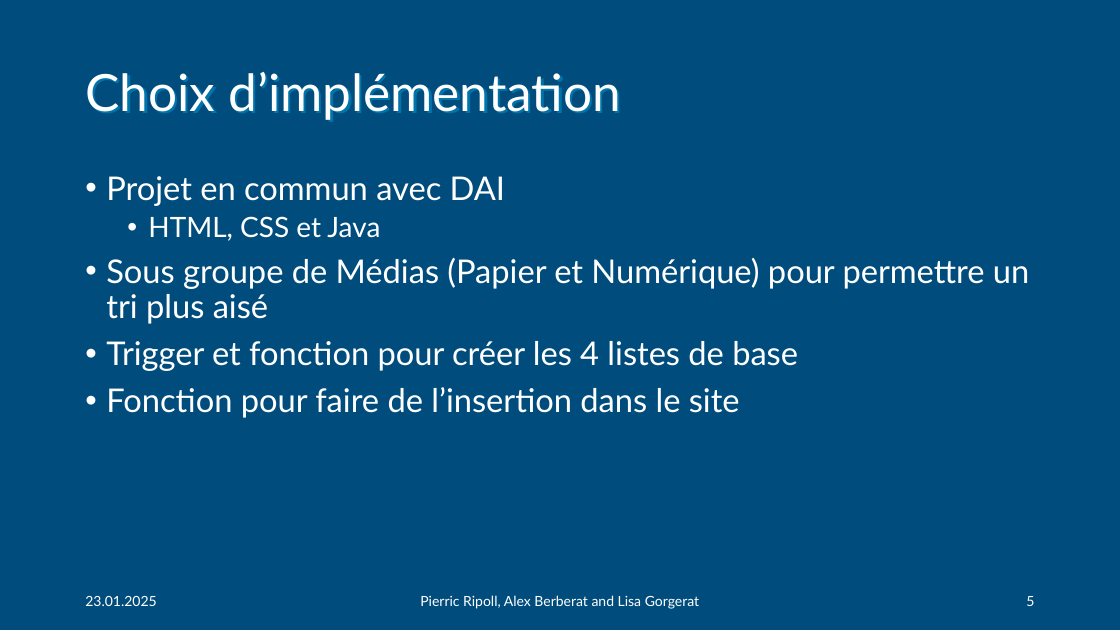
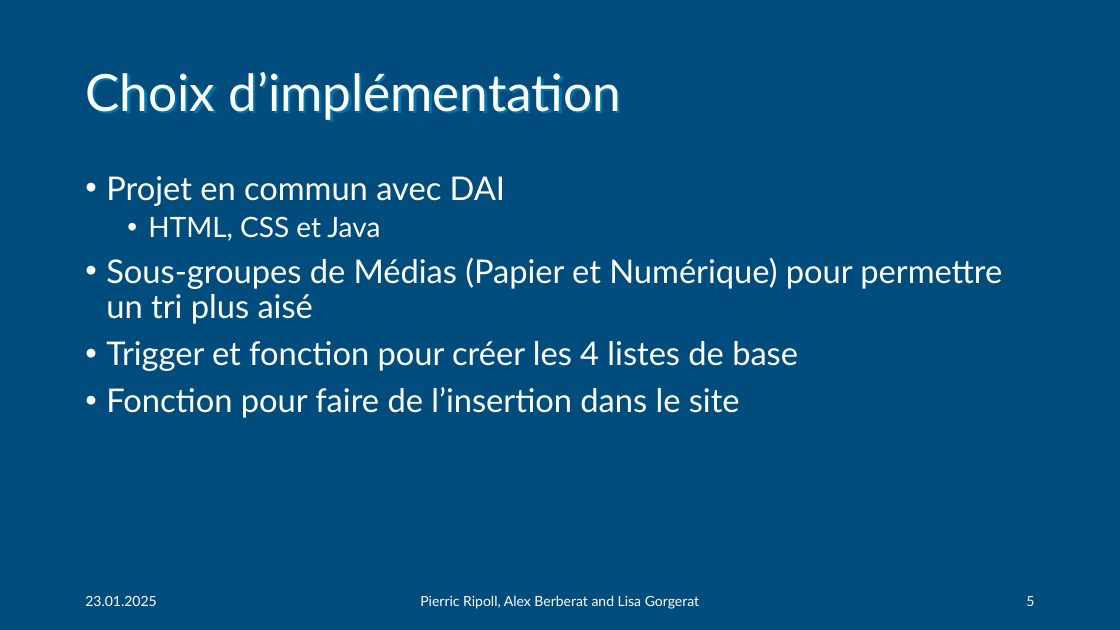
Before and after one commit to Nyaaw/ProjectBDR, a slide deck: slide 5 of docs/BDR-phases/rendu final/Presentation_Groupe9.pptx. Drawn at 1120x630 pixels with LibreOffice and Linux fonts; fonts in the diff are those of the drawing. Boxes give left, top, right and bottom in pixels: in the first picture for what was removed or moved away, otherwise in the second. Text is boxed around its words. In the diff, an @@ line names an element or a change of style, - is before the commit and + after.

```diff
--- a/docs/BDR-phases/rendu final/Presentation_Groupe9.pptx
+++ b/docs/BDR-phases/rendu final/Presentation_Groupe9.pptx
@@ text at (x1=106, y1=258, x2=1002, y2=324): text changed @@
-• Sous groupe de Médias (Papier et Numérique) pour permettre un tri plus aisé
+• Sous-groupes de Médias (Papier et Numérique) pour permettre un tri plus aisé
```
Also in this commit, not shown: 2 other slides changed.
